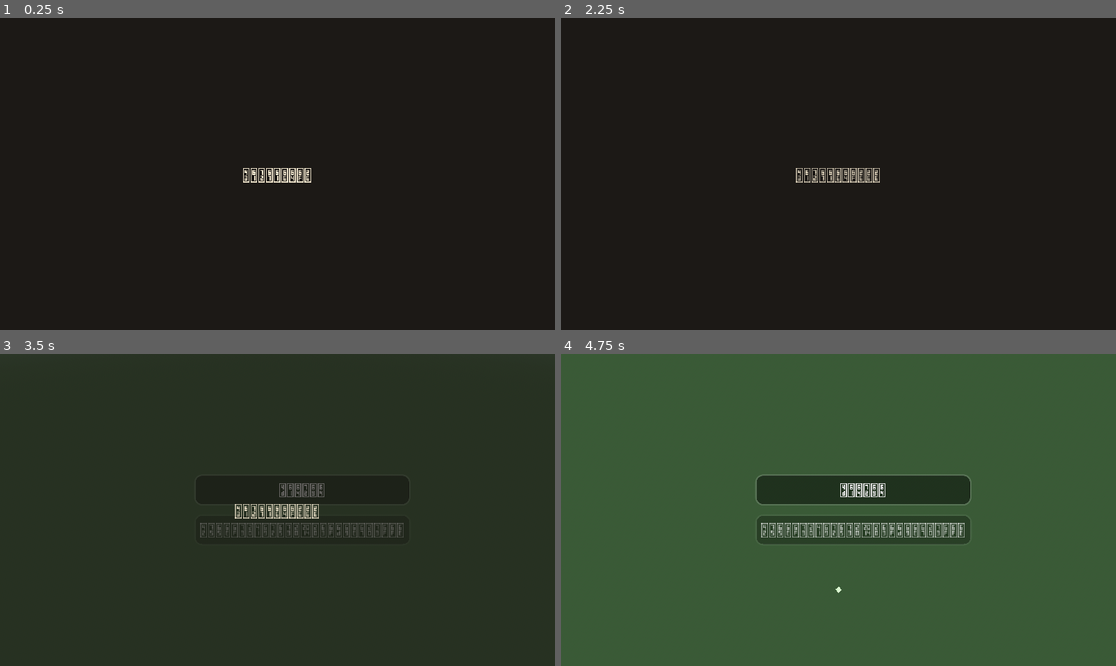
Above: before the commit, frames 1-4 (two rows, left to right).
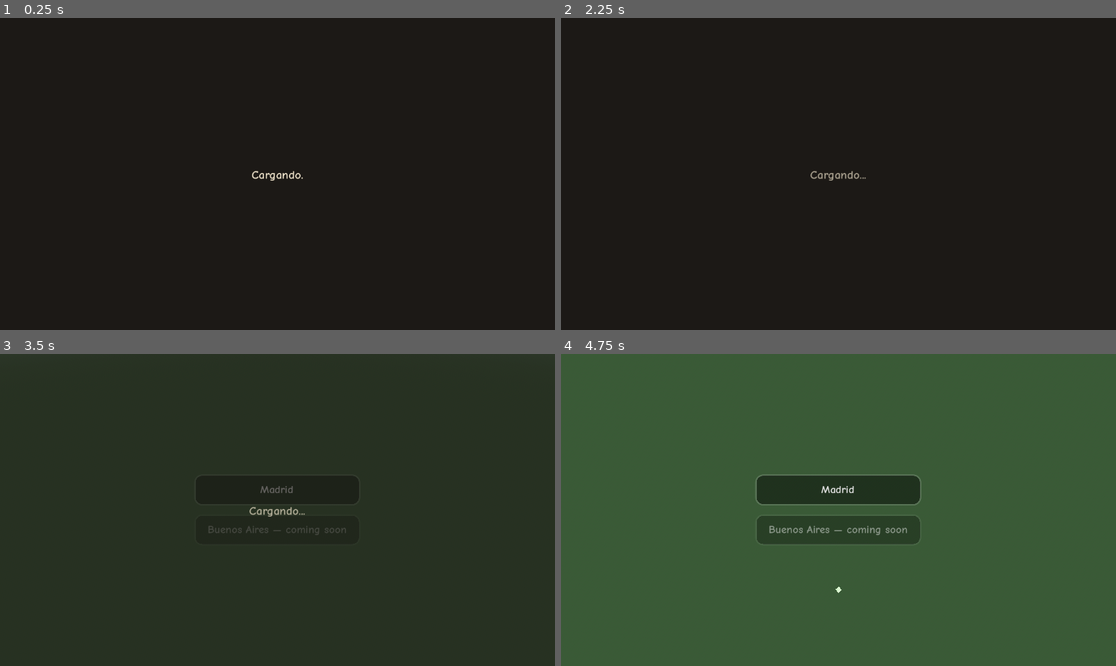
Above: after the commit, the same moments.

Repository: joacoague15/cozy-management
Game: Godot game, scene res://main.tscn
The game is run twice, just before and just after one commit, with the same random seed, the same clock (stepped at 60 frames per second) and the same inputs. Sound files missing from this copy of the repository are replaced by a short silence.
Inputs (mouse positions are in pixels of both pictures, inside the frame that each line leads up to):
- Up to frame 1 (0.25 s): no input
- Up to frame 2 (2.25 s): click "Madrid" at 0.5 s; click "Madrid" at 1.25 s; click "Madrid" at 2 s
- Up to frame 3 (3.5 s): tap Enter at 2.75 s; move the mouse to (399, 494) at 2.77 s; tap S (cam_back) at 2.85 s; click (399, 494) at 2.92 s
- Up to frame 4 (4.75 s): drag from (727, 525) to (810, 572) at 3.52 s; tap Space at 4.25 s; move the mouse to (894, 441) at 4.27 s; tap A (cam_left) at 4.35 s; click (894, 441) at 4.42 s

The runs differ from the first frame. In frame 1, 0.3% of the frame differs, in the area x 43-57%, y 48-53%; in frame 2, 0.4%; in frame 3, 1.5%; in frame 4, 2.7%, in the area x 36-74%, y 38-62%.

Commit message:
movement fixed

Diff:
--- a/fonts/cozy_font.tres
+++ b/fonts/cozy_font.tres
@@ -1,4 +1,6 @@
-[gd_resource type="SystemFont" format=3]
+[gd_resource type="FontVariation" load_steps=2 format=3]
+
+[ext_resource type="FontFile" path="res://fonts/ComicNeue-Bold.ttf" id="1_font"]
 
 [resource]
-font_names = PackedStringArray("Comic Sans MS", "Ink Free", "Segoe Print", "Comic Neue")
+base_font = ExtResource("1_font")
--- a/scripts/cozy_cursor.gd
+++ b/scripts/cozy_cursor.gd
@@ -2,8 +2,20 @@
 ## Cursor de mouse cozy: reemplaza la flecha del sistema por icons/cursor.svg
 ## (flecha redondeada crema con contorno marron, a tono con la UI). El hotspot
 ## apunta a la punta de la flecha dibujada en el SVG.
+##
+## Ademas, en builds web devuelve el foco del teclado al canvas en cada click:
+## itch.io embebe el juego en un iframe y su overlay suele quedarse con el
+## foco, con lo que el mouse funciona pero WASD no llega al juego.
 
 func _ready() -> void:
 	var texture: Texture2D = load("res://icons/cursor.svg")
 	if texture != null:
 		Input.set_custom_mouse_cursor(texture, Input.CURSOR_ARROW, Vector2(9, 6))
+
+func _input(event: InputEvent) -> void:
+	if event is InputEventMouseButton and event.pressed and OS.has_feature("web"):
+		JavaScriptBridge.eval(
+			"var c = document.getElementById('canvas') || document.querySelector('canvas');"
+			+ " if (c && document.activeElement !== c) c.focus();",
+			true
+		)
Not shown, changed: export_presets.cfg
Binary file added: fonts/ComicNeue-Bold.ttf
Not shown, added: fonts/ComicNeue-Bold.ttf.import
Binary file added: fonts/ComicNeue-Regular.ttf
Not shown, added: fonts/ComicNeue-Regular.ttf.import
Not shown, added: fonts/OFL-ComicNeue.txt
